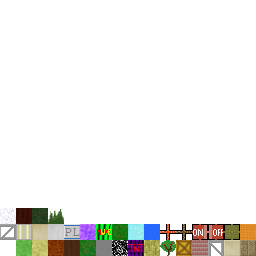
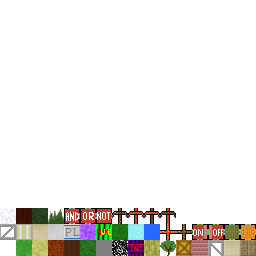
Two versions of the same layered image (256 × 256). Layer-by-layer changes:
removed layer "Boxes" over [192, 224, 240, 240]
painted on "TerrainTextures.png" over [16, 208, 256, 256]
